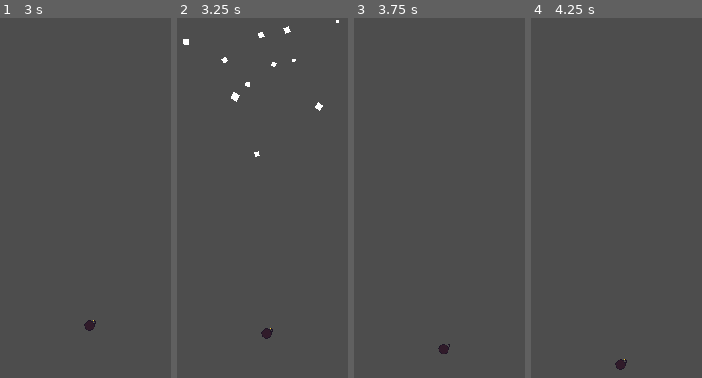
Above: before the commit, frames 1-4 (left to right).
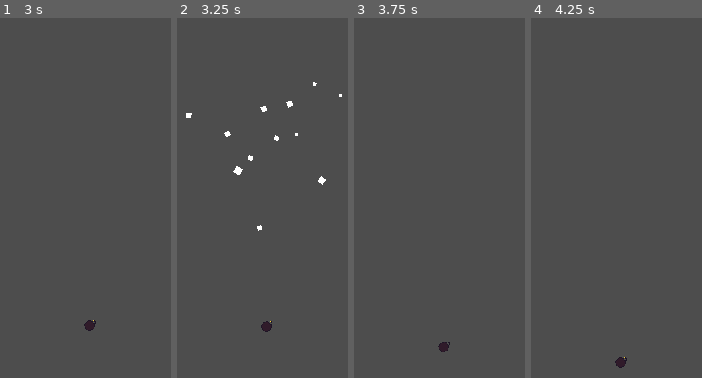
Above: after the commit, the same moments.

Repository: codingbanana21/Snail-Wars
Game: Godot game, scene res://projectiles/bomb.tscn
The game is run twice, just before and just after one commit, with the same random seed, the same clock (stepped at 60 frames per second) and the same inputs. This scene is started directly instead of the project's main scene.
Inputs (mouse positions are in pixels of both pictures, inside the frame that each line leads up to):
- Up to frame 1 (3 s): tap Enter (skip) at 0.5 s; move the mouse to (162, 180) at 0.52 s; press the mouse at (162, 180) at 0.53 s; hold D (right) 0.53-2.03 s; tap W (jump) at 0.77, 1.52 s; move the mouse to (outside the picture) at 1.27 s; release the mouse at (outside the picture) at 1.28 s; tap Mouse wheel down (last_weapon) at 1.35 s; move the mouse to (85, 118) at 2.02 s; hold A (left) 2.03-2.78 s; tap Mouse wheel up (next_weapon) at 2.1 s; tap Space at 2.75 s; move the mouse to (outside the picture) at 2.77 s; hold D (right) from 2.78 s (still down); click (outside the picture) at 2.85 s
- Up to frame 2 (3.25 s): keep holding D (right); tap W (jump) at 3.02 s
- Up to frame 3 (3.75 s): keep holding D (right); move the mouse to (outside the picture) at 3.52 s; tap Mouse wheel down (last_weapon) at 3.6 s
- Up to frame 4 (4.25 s): keep holding D (right); tap W (jump) at 3.77 s

Frame 1 is identical in both runs. In frame 2, 1.2% of the frame differs, in the area x 3-97%, y 0-90%; in frame 3, less than 0.1%; in frame 4, less than 0.1%.
Error before the commit: Invalid call. Nonexistent function 'shot_projectile' in base 'Window'. (res://scripts/projectile.gd:64)
Error after the commit: Invalid call. Nonexistent function 'shot_projectile' in base 'Window'. (res://scripts/projectile.gd:73)

Commit message:
Added hit stun

Diff:
--- a/projectiles/air_strike.tscn
+++ b/projectiles/air_strike.tscn
@@ -6,4 +6,5 @@
 size = 12
 knockback = 1000
 gravity = 300
+timer = 5.0
 spawn_at_mouse = true
--- a/projectiles/bomb.tscn
+++ b/projectiles/bomb.tscn
@@ -8,10 +8,11 @@
 
 [node name="Bomb" unique_id=791496552 instance=ExtResource("1_8u238")]
 damage = 12.0
-size = 7
+size = 5
 knockback = 200
 projectile_hp = 5
 spawn = true
+hit_stun_time = 0.05
 
 [node name="Image" parent="." index="0" unique_id=2045045234]
 texture = ExtResource("2_3xfjl")
--- a/projectiles/destroyer_of_games.tscn
+++ b/projectiles/destroyer_of_games.tscn
@@ -8,4 +8,5 @@
 size = 50
 knockback = 1500
 gravity = 300
+timer = 5.0
 spawn_at_mouse = true
--- a/projectiles/drill.tscn
+++ b/projectiles/drill.tscn
@@ -9,6 +9,7 @@
 knockback = 200
 gravity = 300
 projectile_hp = 7
+hit_stun_time = 0.15
 
 [node name="Image" parent="." index="0" unique_id=2045045234]
 texture = ExtResource("2_tpgjy")
--- a/projectiles/drill_strike.tscn
+++ b/projectiles/drill_strike.tscn
@@ -9,7 +9,9 @@
 knockback = 0
 gravity = 300
 projectile_hp = 7
+timer = 5.0
 spawn_at_mouse = true
+hit_stun_time = 0.15
 
 [node name="Image" parent="." index="0" unique_id=2045045234]
 texture = ExtResource("2_u8o3f")
--- a/projectiles/fire.tscn
+++ b/projectiles/fire.tscn
@@ -3,29 +3,23 @@
 [ext_resource type="PackedScene" uid="uid://cubfm8w8o5obj" path="res://projectiles/projectile.tscn" id="1_6ypq2"]
 [ext_resource type="Texture2D" uid="uid://h8kw05ufxj51" path="res://assets/images/fire.png" id="2_ispoe"]
 
-[sub_resource type="CircleShape2D" id="CircleShape2D_6ypq2"]
+[sub_resource type="CircleShape2D" id="CircleShape2D_dlca0"]
 radius = 4.0
 
-[sub_resource type="CircleShape2D" id="CircleShape2D_dlca0"]
-radius = 6.0
-
 [node name="Fire" unique_id=791496552 instance=ExtResource("1_6ypq2")]
-damage = 3.0
+damage = 1.0
 size = 3
 knockback = 400
 speed = 0.0
-gravity = 50
-projectile_hp = 7
-timer = 15.0
-bounce = true
+gravity = 30
+projectile_hp = 5
+timer = 30.0
 not_players = true
+hit_stun_time = 1.5
 
 [node name="Image" parent="." index="0" unique_id=2045045234]
 texture = ExtResource("2_ispoe")
 
-[node name="CollisionShape2D" parent="." index="1" unique_id=679883136]
-shape = SubResource("CircleShape2D_6ypq2")
-
 [node name="CollisionShape2D" parent="DetectBox" parent_id_path=PackedInt32Array(289666369) index="0" unique_id=1905896826]
 position = Vector2(0, 0)
 shape = SubResource("CircleShape2D_dlca0")
--- a/projectiles/fragment.tscn
+++ b/projectiles/fragment.tscn
@@ -9,11 +9,12 @@
 [node name="Fragment" unique_id=791496552 instance=ExtResource("1_1ak3v")]
 scale = Vector2(0.5, 0.5)
 damage = 3.0
-size = 5
+size = 4
 knockback = 200
 speed = 0.0
 projectile_hp = 4
 not_players = true
+hit_stun_time = 0.05
 
 [node name="Image" parent="." index="0" unique_id=2045045234]
 texture = ExtResource("2_h2h75")
--- a/projectiles/projectile.tscn
+++ b/projectiles/projectile.tscn
@@ -31,5 +31,8 @@
 [node name="ExplosionTimer" type="Timer" parent="." unique_id=1551289240]
 one_shot = true
 
+[node name="HitTimer" type="Timer" parent="." unique_id=1294282225]
+one_shot = true
+
 [connection signal="body_entered" from="DetectBox" to="." method="_on_detect_box_body_entered"]
 [connection signal="timeout" from="ExplosionTimer" to="." method="_on_explosion_timer_timeout"]
--- a/projectiles/pumkin_grenade.tscn
+++ b/projectiles/pumkin_grenade.tscn
@@ -10,10 +10,11 @@
 radius = 5.0
 
 [node name="PumkinGrenade" unique_id=791496552 instance=ExtResource("1_upu3b")]
-damage = 0.0
+damage = 2.0
 size = 4
 knockback = 400
 projectile_hp = -1
+timer = 5.0
 bounce = true
 spawn = true
 spawn_type = "fire"
--- a/scripts/projectile.gd
+++ b/scripts/projectile.gd
@@ -3,6 +3,7 @@
 
 @onready var detect_box: Area2D = $DetectBox
 @onready var explosion_timer: Timer = $ExplosionTimer
+@onready var hit_timer: Timer = $HitTimer
 
 @export var damage: float = 45
 @export var size: int = 8
@@ -15,6 +16,7 @@
 @export var spawn_at_mouse: bool = false
 @export var not_players: bool = false
 @export var spawn: bool = false
+@export var hit_stun_time: float = 0.0
 @export var spawn_type: String = "fragment"
 
 
@@ -33,6 +35,9 @@
 
 
 func _physics_process(delta: float) -> void:
+	if !hit_timer.is_stopped():
+		return
+
 	if !not_players:
 		Mouse.global_position = global_position
 
@@ -53,6 +58,10 @@
 
 func explode(end_explode: bool = false):
 	projectile_hp -= 1
+
+	if hit_stun_time > 0:
+		hit_timer.start(hit_stun_time)
+
 	Mouse.shake(damage / 5.0)
 	var hit_particle: GPUParticles2D = load("res://scenes/hit_particle.tscn").instantiate()
 	hit_particle.global_position = global_position
